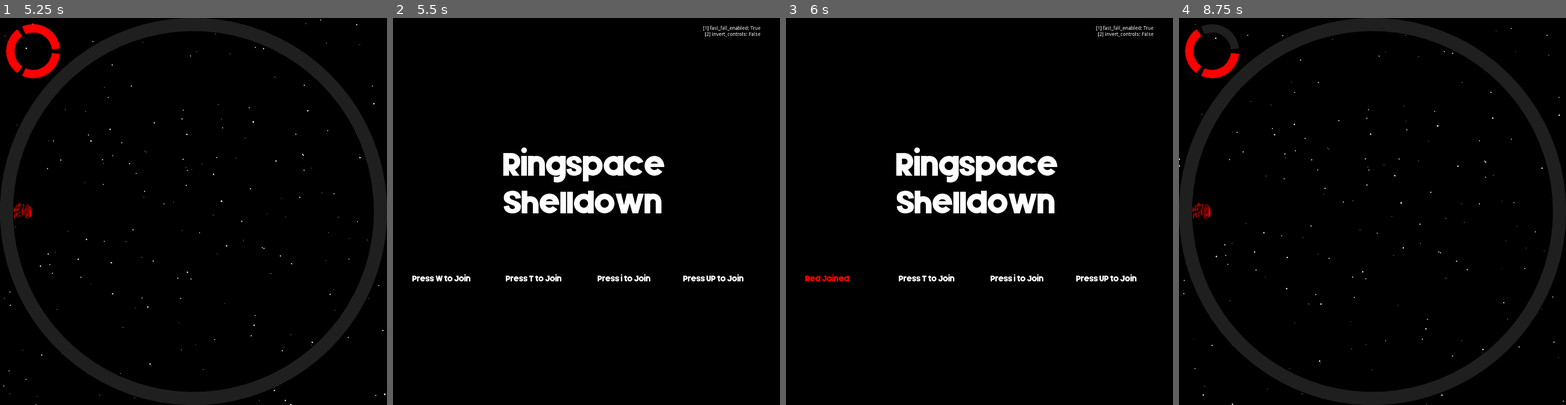
Above: before the commit, frames 1-4 (left to right).
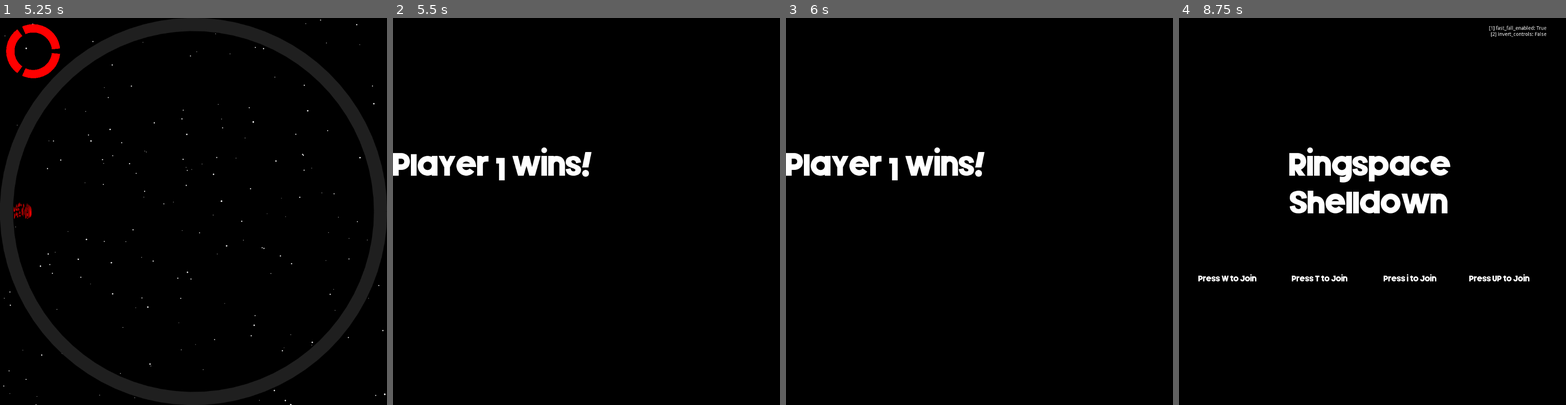
Above: after the commit, the same moments.

Repository: hwacha/ringspace_shelldown
Game: Godot game, scene res://scenes/opening_screen.tscn
Same seed, same stepped clock (60 frames per second), same inputs: the game is played once before the commit and once after it.
Inputs:
- Up to frame 1 (5.25 s): tap W at 0.5 s; tap Enter (ui_accept) at 0.77, 1.52, 3.02, 3.77, 4.52 s
- Up to frame 2 (5.5 s): no input
- Up to frame 3 (6 s): tap W at 5.75 s
- Up to frame 4 (8.75 s): tap Enter (ui_accept) at 6.02, 6.77, 7.52 s

Frame 1 is identical in both runs. In frame 2, 4.5% of the frame differs, in the area x 0-95%, y 2-69%; in frame 3, 4.5%; in frame 4, 15%, in the area x 0-100%, y 0-100%.

Commit message:
add basic win screen

Diff:
--- a/scenes/opening_screen.tscn
+++ b/scenes/opening_screen.tscn
@@ -28,6 +28,7 @@
 custom_fonts/normal_font = SubResource( 1 )
 text = "Ringspace
 Shelldown"
+scroll_active = false
 
 [node name="P1Unregistered" type="RichTextLabel" parent="."]
 anchor_left = 0.05
@@ -36,6 +37,7 @@
 anchor_bottom = 0.722
 custom_fonts/normal_font = SubResource( 2 )
 text = "Press W to Join"
+scroll_active = false
 
 [node name="P1Registered" type="RichTextLabel" parent="."]
 visible = false
@@ -46,6 +48,7 @@
 anchor_bottom = 0.722
 custom_fonts/normal_font = SubResource( 2 )
 text = "Red Joined"
+scroll_active = false
 
 [node name="P2Unregistered" type="RichTextLabel" parent="."]
 anchor_left = 0.292
@@ -54,6 +57,7 @@
 anchor_bottom = 0.722
 custom_fonts/normal_font = SubResource( 2 )
 text = "Press T to Join"
+scroll_active = false
 
 [node name="P2Registered" type="RichTextLabel" parent="."]
 visible = false
@@ -65,6 +69,7 @@
 custom_fonts/normal_font = SubResource( 2 )
 text = "Blue Joined
 "
+scroll_active = false
 
 [node name="P3Unregistered" type="RichTextLabel" parent="."]
 anchor_left = 0.529
@@ -73,6 +78,7 @@
 anchor_bottom = 0.722
 custom_fonts/normal_font = SubResource( 2 )
 text = "Press i to Join"
+scroll_active = false
 
 [node name="P3Registered" type="RichTextLabel" parent="."]
 visible = false
@@ -83,6 +89,7 @@
 anchor_bottom = 0.722
 custom_fonts/normal_font = SubResource( 2 )
 text = "Green Joined"
+scroll_active = false
 
 [node name="P4Unregistered" type="RichTextLabel" parent="."]
 anchor_left = 0.75
@@ -91,6 +98,7 @@
 anchor_bottom = 0.722
 custom_fonts/normal_font = SubResource( 2 )
 text = "Press UP to Join"
+scroll_active = false
 
 [node name="P4Registered" type="RichTextLabel" parent="."]
 visible = false
@@ -101,6 +109,7 @@
 anchor_bottom = 0.722
 custom_fonts/normal_font = SubResource( 2 )
 text = "Yellow Joined"
+scroll_active = false
 
 [node name="Settings" type="Label" parent="."]
 anchor_left = 0.1
--- /dev/null
+++ b/scenes/win_screen.tscn
@@ -0,0 +1,26 @@
+[gd_scene load_steps=4 format=2]
+
+[ext_resource path="res://assets/Silver Forte.ttf" type="DynamicFontData" id=1]
+[ext_resource path="res://scripts/win_screen.gd" type="Script" id=2]
+
+[sub_resource type="DynamicFont" id=1]
+size = 64
+font_data = ExtResource( 1 )
+
+[node name="WinScreen" type="Control"]
+anchor_right = 1.0
+anchor_bottom = 1.0
+script = ExtResource( 2 )
+
+[node name="WinText" type="RichTextLabel" parent="."]
+anchor_top = 0.333
+anchor_right = 1.0
+anchor_bottom = 0.667
+custom_fonts/normal_font = SubResource( 1 )
+scroll_active = false
+
+[node name="Timer" type="Timer" parent="."]
+wait_time = 3.0
+one_shot = true
+
+[connection signal="timeout" from="Timer" to="." method="_on_Timer_timeout"]
--- a/scripts/Players.gd
+++ b/scripts/Players.gd
@@ -3,6 +3,8 @@
 var starting_ids = []
 var living_ids = []
 var killed_ids = []
+
+var winner_id = -1
 
 var should_check_round_end = false
 
@@ -94,6 +96,7 @@
 
 func _on_RoundTimer_timeout():
 	if living_ids.size() > 0 and score[str(living_ids[0])] >= play_to:
-		get_tree().change_scene("res://scenes/opening_screen.tscn")
+		winner_id = living_ids[0]
+		get_tree().change_scene("res://scenes/win_screen.tscn")
 	else:
 		get_tree().change_scene("res://scenes/main.tscn")
--- /dev/null
+++ b/scripts/win_screen.gd
@@ -0,0 +1,13 @@
+extends Control
+
+func _ready():
+	$WinText.text = "Player " + str(Players.winner_id) + " wins!"
+	$Timer.start()
+
+# Called every frame. 'delta' is the elapsed time since the previous frame.
+#func _process(delta):
+#	pass
+
+
+func _on_Timer_timeout():
+	get_tree().change_scene("res://scenes/opening_screen.tscn")
